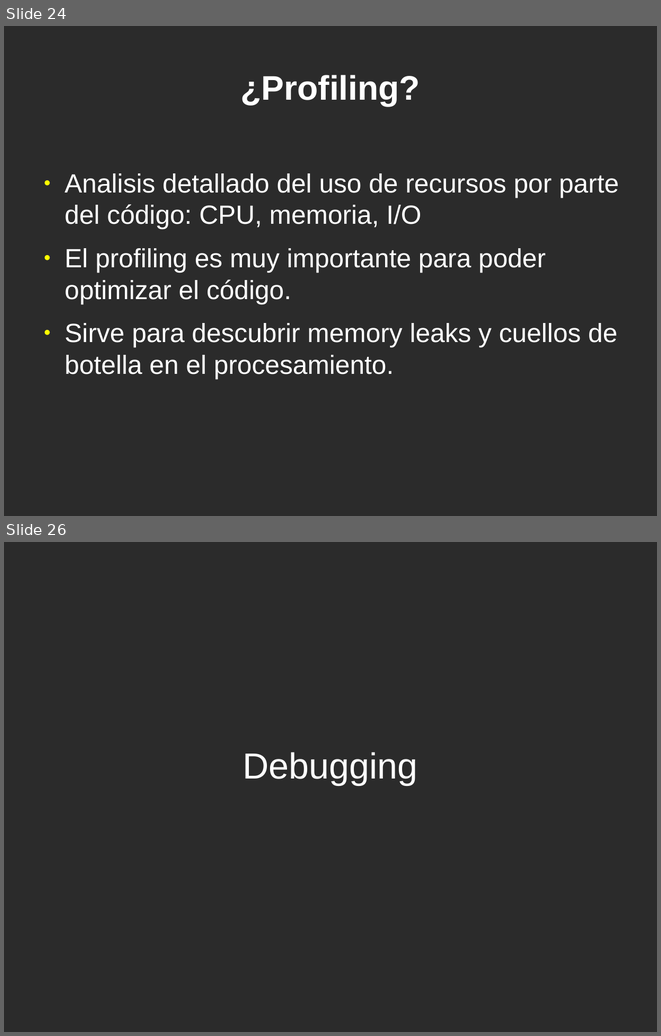
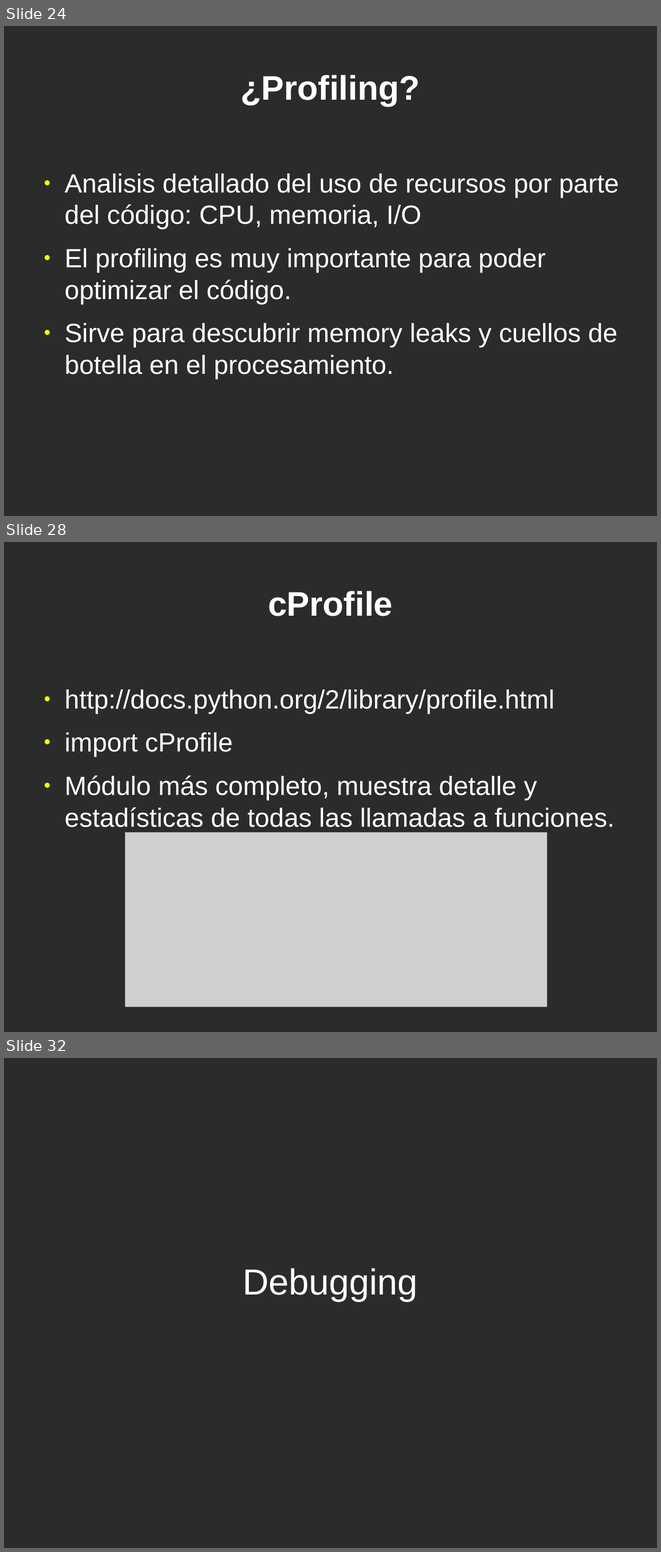
Before and after one commit to jeudy/clases_topicosI2013, a slide deck: 14-Debugging-Profiling-Testing.odp. Shown one above the other, each under a label of ours: slides 24 and 26 before the commit, slides 24, 28 and 32 after it; the slides between them are not shown. The pictures are 661x1036 and 661x1552 pixels, drawn with LibreOffice and Linux fonts; fonts in the diff are those of the drawing; grey boxes stand for pictures; background and template pictures are left out; a plain dark background stands for a picture behind light text. Boxes give left, top, right and bottom in pixels: in the first picture for what was removed or moved away, otherwise in the second. Text is boxed around its words. In the diff, an @@ line names an element or a change of style, - is before the commit and + after.

```diff
--- a/14-Debugging-Profiling-Testing.odp
+++ b/14-Debugging-Profiling-Testing.odp
@@ slide 28 added at box(4, 542, 657, 1032), background picture (left out) @@
@@ title added at box(268, 591, 393, 616), 41.4 pt, text #FFFFFF, bold @@
+cProfile
@@ text added at box(64, 689, 615, 827), 32 pt, text #FFFFFF @@
+● http://docs.python.org/2/library/profile.html
+● import cProfile
+● Módulo más completo, muestra detalle y estadísticas de todas las llamadas a funciones.
@@ picture added at box(125, 832, 547, 1006) @@
@@ what was slide 26 is now slide 32 @@
```
Also in this commit, not shown: 6 other slides added, 1 slide removed.
